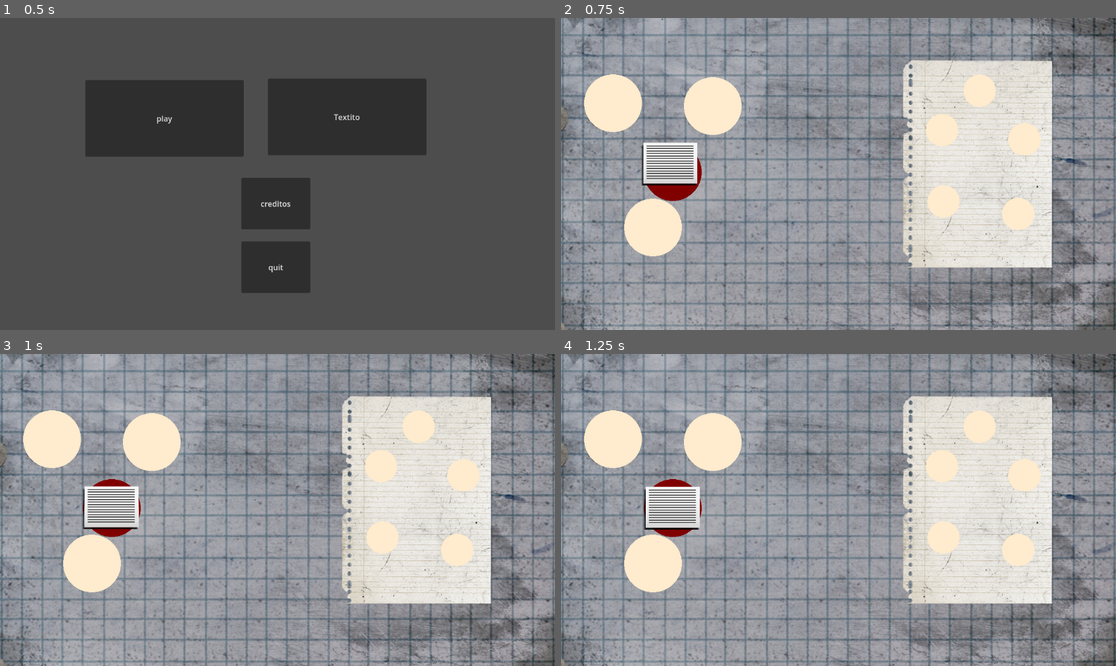
Above: before the commit, frames 1-4 (two rows, left to right).
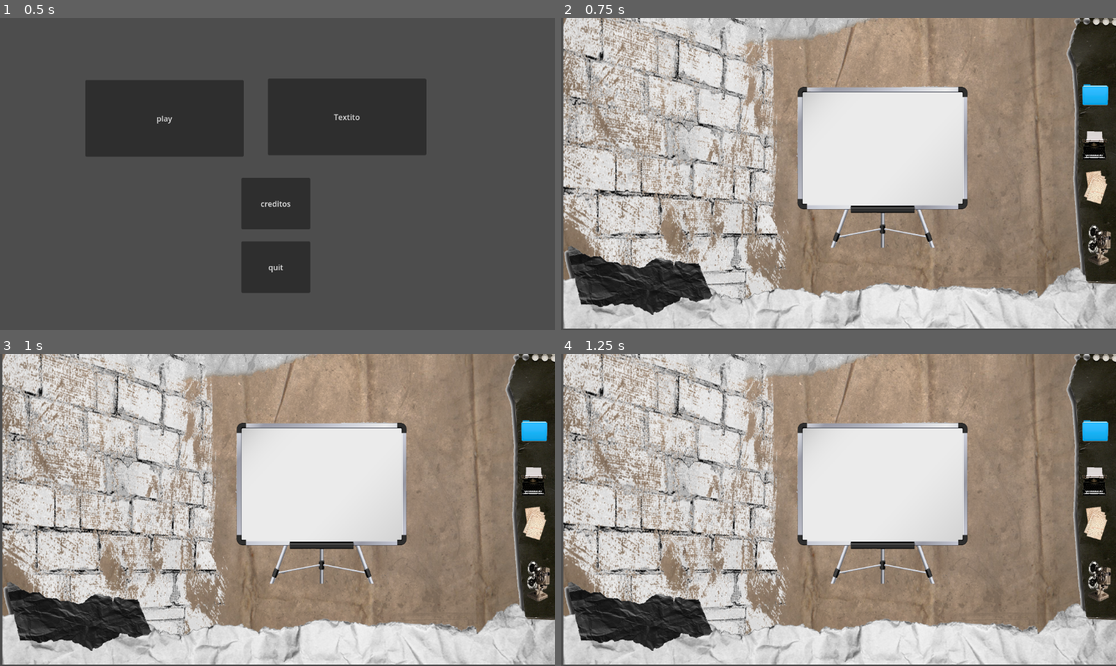
Above: after the commit, the same moments.

Repository: dest3/Pelucas-del-espacio-exterior
Game: Godot game, scene res://escenas/niveles/menu.tscn
Two runs of this game, one before a commit and one after it. Both use one fixed random seed, a clock stepped at 60 frames per second and the inputs below.
Inputs:
- Up to frame 1 (0.5 s): no input
- Up to frame 2 (0.75 s): click "Textito" at 0.5 s
- Up to frame 3 (1 s): no input
- Up to frame 4 (1.25 s): no input

Frame 1 is identical in both runs. In frame 2, 93% of the frame differs, in the area x 0-100%, y 0-100%; in frame 3, 93%; in frame 4, 93%.
Error before the commit: Parse Error: Cannot call non-static function "get_node()" on the class "CanvasLayer" directly. Make an instance instead. (res://escenas/niveles/juego_de_selecc…

Commit message:
eliminacion del codigo de chris

Diff:
--- a/UI/hud.tscn
+++ b/UI/hud.tscn
@@ -1,13 +1,13 @@
 [gd_scene load_steps=9 format=3 uid="uid://x4ioy5al6wqi"]
 
 [ext_resource type="Script" path="res://escenas/niveles/menu.gd" id="1_cffu0"]
-[ext_resource type="Texture2D" uid="uid://doicrx68penqc" path="res://escenas/Sprite e Imagenes/Pantallas gral- Pelucas (1).png" id="1_i8s7e"]
-[ext_resource type="Texture2D" uid="uid://c40li24xpacyt" path="res://escenas/Sprite e Imagenes/Fondo Main.png" id="2_lw5k8"]
-[ext_resource type="Texture2D" uid="uid://fx2c7pta0tsw" path="res://escenas/Sprite e Imagenes/Carpeta Azul.png" id="4_qugrj"]
-[ext_resource type="Texture2D" uid="uid://cgt25dlswqj8o" path="res://escenas/Sprite e Imagenes/Maquina de Escribir.png" id="5_niou0"]
-[ext_resource type="Texture2D" uid="uid://b002bfpptv2lc" path="res://escenas/Sprite e Imagenes/Archivos.png" id="6_pcuyv"]
-[ext_resource type="Texture2D" uid="uid://dk1gcu8vej643" path="res://escenas/Sprite e Imagenes/Maquina de Cine.png" id="7_ilhxt"]
-[ext_resource type="Texture2D" uid="uid://bfdpcrhsbgj5m" path="res://escenas/Sprite e Imagenes/Pizarron.png" id="8_p1tb3"]
+[ext_resource type="Texture2D" uid="uid://doicrx68penqc" path="res://Sprite e Imagenes/Pantallas gral- Pelucas (1).png" id="1_i8s7e"]
+[ext_resource type="Texture2D" uid="uid://c40li24xpacyt" path="res://Sprite e Imagenes/Fondo Main.png" id="2_lw5k8"]
+[ext_resource type="Texture2D" uid="uid://fx2c7pta0tsw" path="res://Sprite e Imagenes/Carpeta Azul.png" id="4_qugrj"]
+[ext_resource type="Texture2D" uid="uid://cgt25dlswqj8o" path="res://Sprite e Imagenes/Maquina de Escribir.png" id="5_niou0"]
+[ext_resource type="Texture2D" uid="uid://b002bfpptv2lc" path="res://Sprite e Imagenes/Archivos.png" id="6_pcuyv"]
+[ext_resource type="Texture2D" uid="uid://dk1gcu8vej643" path="res://Sprite e Imagenes/Maquina de Cine.png" id="7_ilhxt"]
+[ext_resource type="Texture2D" uid="uid://bfdpcrhsbgj5m" path="res://Sprite e Imagenes/Pizarron.png" id="8_p1tb3"]
 
 [node name="HUD" type="Node2D"]
 script = ExtResource("1_cffu0")
--- a/escenas/entidades/recortes/Doc_foto.gd
+++ b/escenas/entidades/recortes/Doc_foto.gd
@@ -1,6 +1,6 @@
 extends Documento
 
-class_name docu_foto
+class_name doc_foto
 
 func _ready():
 	var foto= Documento.new()
--- a/escenas/entidades/recortes/doc_foto.tscn
+++ b/escenas/entidades/recortes/doc_foto.tscn
@@ -12,7 +12,6 @@
 
 [node name="CollisionShape2D" type="CollisionShape2D" parent="."]
 position = Vector2(-6.5, 2.5)
-scale = Vector2(1, 1)
 shape = SubResource("RectangleShape2D_uo87q")
 
 [node name="Doc_foto" type="Sprite2D" parent="."]
--- a/escenas/niveles/Doc_game.tscn
+++ b/escenas/niveles/Doc_game.tscn
@@ -1,9 +1,10 @@
-[gd_scene load_steps=5 format=3 uid="uid://77hjvakgytos"]
+[gd_scene load_steps=6 format=3 uid="uid://77hjvakgytos"]
 
 [ext_resource type="PackedScene" uid="uid://cgass7vfhubux" path="res://escenas/entidades/hoja_a4.tscn" id="1_24ckp"]
 [ext_resource type="PackedScene" uid="uid://dsclclrq2wjbu" path="res://escenas/entidades/origen.tscn" id="1_ijw2o"]
 [ext_resource type="Texture2D" uid="uid://7b83j81lnlat" path="res://escenas/assets/Pop Ups/Pop Up fondo.png" id="3_umtsp"]
 [ext_resource type="PackedScene" uid="uid://badxs1ukcf04v" path="res://escenas/entidades/objeto.tscn" id="4_067jt"]
+[ext_resource type="PackedScene" uid="uid://01bscv0s4iyd" path="res://escenas/entidades/recortes/doc_foto.tscn" id="5_1dhid"]
 
 [node name="Doc_game" type="Node2D"]
 
@@ -30,3 +31,6 @@
 
 [node name="objeto" parent="." instance=ExtResource("4_067jt")]
 position = Vector2(187, 170)
+
+[node name="Area2D" parent="." instance=ExtResource("5_1dhid")]
+position = Vector2(255, 450)
--- a/escenas/niveles/juego_de_selección_de_palabras.gd
+++ /dev/null
@@ -1,36 +0,0 @@
-extends CharacterBody2D
-
-var palabras = []
-var puntaje = 0
-
-func _ready():
-	# Crear un arreglo de palabras
-	for i in range(5):
-		palabras.append(Sprite2D.new())
-		palabras[i].name = "Palabra " + str(i)
-		palabras[i].color = Color.AQUA
-		palabras[i].position = Vector2(randf(), randf())
-
-	# Agregar las palabras al canvas
-	CanvasLayer.get_node("Canvas").add_child(palabras[0])
-	CanvasLayer.get_node("Canvas").add_child(palabras[1])
-	CanvasLayer.get_node("Canvas").add_child(palabras[2])
-	CanvasLayer.get_node("Canvas").add_child(palabras[3])
-	CanvasLayer.get_node("Canvas").add_child(palabras[4])
-
-	# Agregar el cursor al canvas
-	CanvasLayer.get_node("Canvas").add_child(self)
-
-func _physics_process(delta):
-	# Mover el cursor
-	position += velocity * delta
-
-	# Verificar si el cursor está sobre una palabra
-	for palabra in palabras:
-		if palabra.get_global_rect().contains(position):
-			# Seleccionar la palabra
-			palabra.color = Color.green
-			puntaje += 1
-
-	# Mostrar el puntaje
-	Label.get_node("Texto").text = "Puntaje: " + str(puntaje)
--- a/escenas/niveles/juego_de_selección_de_palabras.tscn
+++ /dev/null
@@ -1,14 +0,0 @@
-[gd_scene load_steps=2 format=3 uid="uid://v0x0433s8r75"]
-
-[ext_resource type="Script" path="res://escenas/niveles/juego_de_selección_de_palabras.gd" id="1_14e0e"]
-
-[node name="Juego de selección de palabras" type="Node2D"]
-script = ExtResource("1_14e0e")
-
-[node name="Label" type="Node" parent="."]
-
-[node name="CharacterBody2D" type="Node" parent="."]
-
-[node name="Sprite" type="Sprite2D" parent="."]
-
-[node name="Canvas" type="CanvasLayer" parent="."]
--- a/escenas/niveles/menu.gd
+++ b/escenas/niveles/menu.gd
@@ -6,8 +6,6 @@
 func _on_play_pressed():
 	get_tree().change_scene_to_file("res://escenas/niveles/Doc_game.tscn")
 
-func _on_play2_pressed():
-	get_tree().change_scene_to_file("res://escenas/niveles/juego_de_selección_de_palabras.tscn")
 
 
 func _on_quit_pressed():
@@ -16,3 +14,7 @@
 
 func _on_creditos_pressed():
 	get_tree().change_scene_to_file("res://escenas/niveles/creditos.tscn")
+
+
+func _on_play_2_pressed():
+	get_tree().change_scene_to_file("res://UI/hud.tscn")
--- a/escenas/niveles/menu.tscn
+++ b/escenas/niveles/menu.tscn
@@ -1,7 +1,6 @@
-[gd_scene load_steps=3 format=3 uid="uid://bp3c2tkeiiouq"]
+[gd_scene load_steps=2 format=3 uid="uid://bp3c2tkeiiouq"]
 
 [ext_resource type="Script" path="res://escenas/niveles/menu.gd" id="1_2puqo"]
-[ext_resource type="PackedScene" uid="uid://v0x0433s8r75" path="res://escenas/niveles/juego_de_selección_de_palabras.tscn" id="2_ya0l3"]
 
 [node name="Menu" type="Node2D"]
 script = ExtResource("1_2puqo")
@@ -15,18 +14,15 @@
 size_flags_vertical = 6
 text = "play"
 
-[node name="play2" type="Button" parent="." node_paths=PackedStringArray("shortcut_context")]
+[node name="play2" type="Button" parent="."]
 offset_left = 556.0
 offset_top = 126.0
 offset_right = 885.0
 offset_bottom = 285.0
 size_flags_horizontal = 4
 size_flags_vertical = 6
-shortcut_context = NodePath("Juego de selección de palabras")
 action_mode = 0
 text = "Textito"
-
-[node name="Juego de selección de palabras" parent="play2" instance=ExtResource("2_ya0l3")]
 
 [node name="quit" type="Button" parent="."]
 offset_left = 501.0
@@ -48,6 +44,6 @@
 text = "creditos"
 
 [connection signal="pressed" from="play" to="." method="_on_play_pressed"]
-[connection signal="pressed" from="play2" to="." method="_on_play_pressed"]
+[connection signal="pressed" from="play2" to="." method="_on_play_2_pressed"]
 [connection signal="pressed" from="quit" to="." method="_on_quit_pressed"]
 [connection signal="pressed" from="creditos" to="." method="_on_creditos_pressed"]
Not shown, changed: Sprite e Imagenes/Archivos.png.import
Not shown, changed: Sprite e Imagenes/Carpeta Azul.png.import
Not shown, changed: Sprite e Imagenes/Fondo Main.png.import
Not shown, changed: Sprite e Imagenes/Iconos.png.import
Not shown, changed: Sprite e Imagenes/Maquina de Cine.png.import
Not shown, changed: Sprite e Imagenes/Maquina de Escribir.png.import
Not shown, changed: Sprite e Imagenes/Pantallas gral- Pelucas (1).png.import
Not shown, changed: Sprite e Imagenes/Pantallas gral- Pelucas.png.import
Not shown, changed: Sprite e Imagenes/Pizarron.png.import
